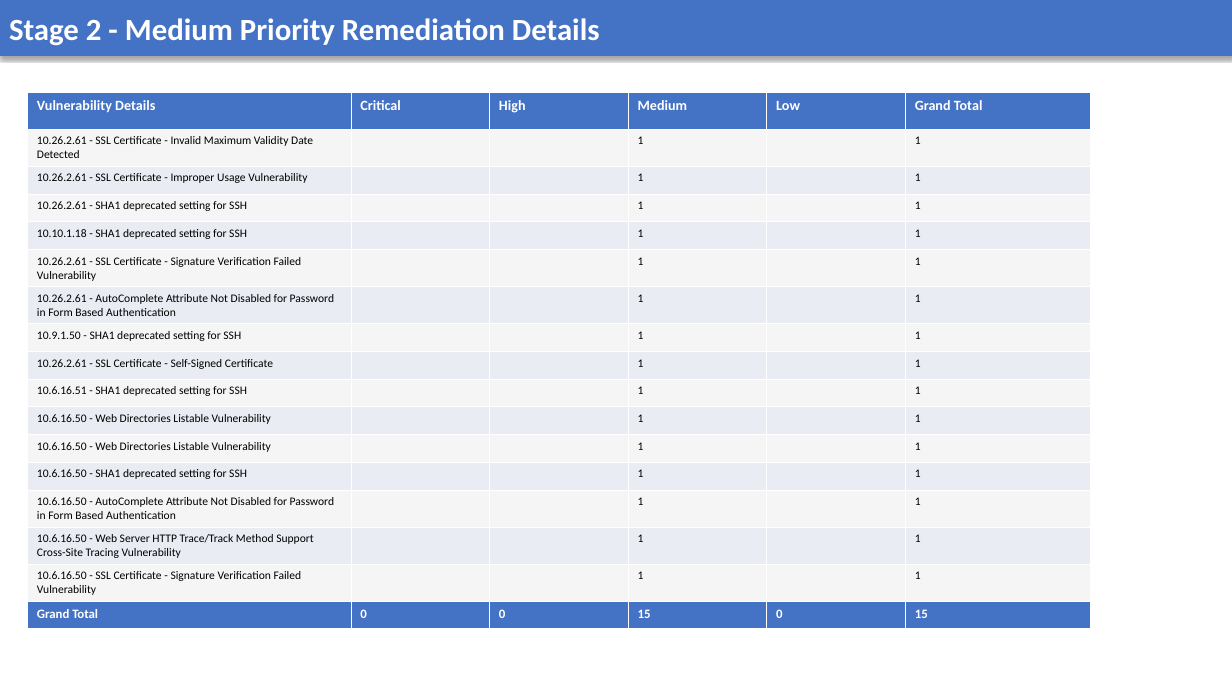
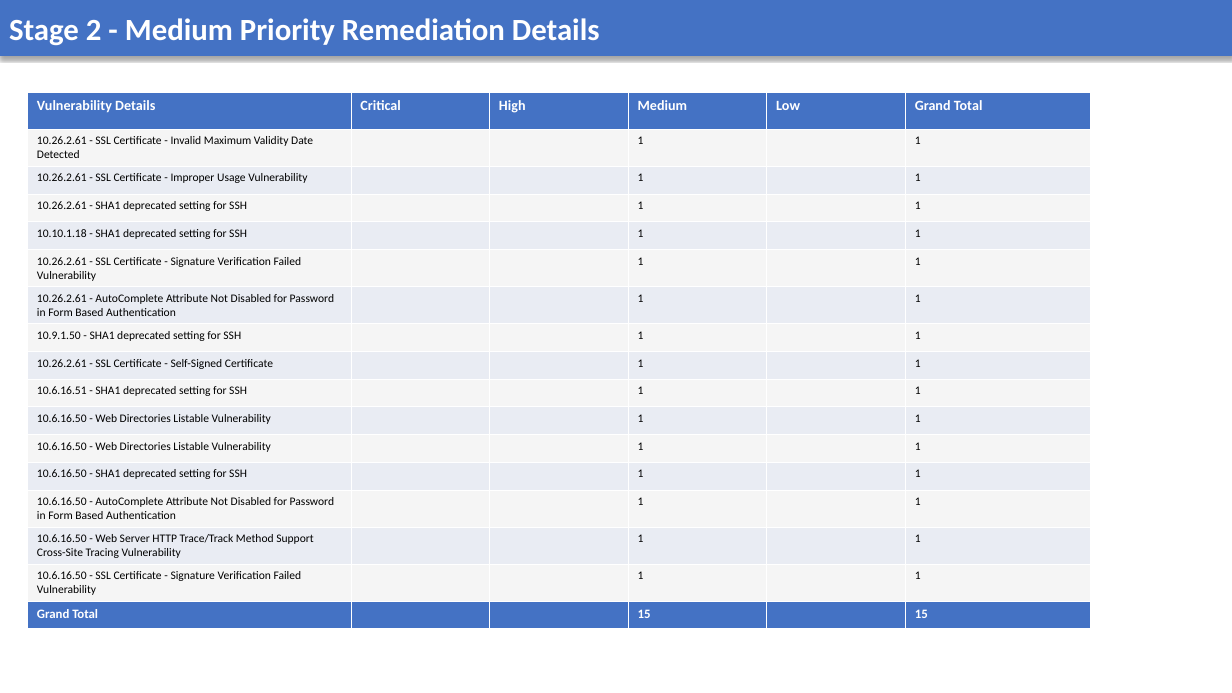
Before and after one commit to AnekantEmployee/vms_automation, a slide deck: slide 8 of vms_ppt/Test Report 1.pptx. Drawn at 1232x693 pixels with LibreOffice and Linux fonts; fonts in the diff are those of the drawing. Boxes give left, top, right and bottom in pixels: in the first picture for what was removed or moved away, otherwise in the second. Text is boxed around its words. In the diff, an @@ line names an element or a change of style, - is before the commit and + after.

```diff
--- a/vms_ppt/Test Report 1.pptx
+++ b/vms_ppt/Test Report 1.pptx
@@ table at [28, 92, 1091, 622] @@
-row 17: Grand Total | 0 | 0 | 15 | 0 | 15
+row 17: Grand Total |  |  | 15 |  | 15
```
Also in this commit, not shown: 6 other slides changed, 11 other files.
